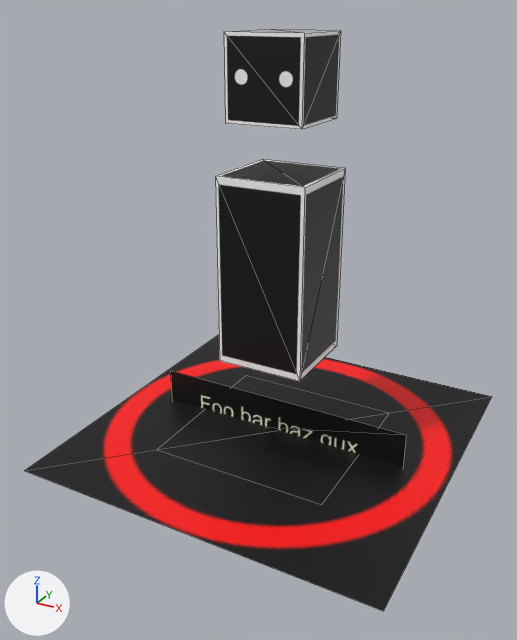
A saved change to the glTF model static/assets/3d/cuboid-character.glb.
Both versions are drawn from a 50 mm camera at (1.62, -3.18, 2.26) aimed at (-0.05, -0.15, 0.75). Every picture has the same lights, and +X, +Y and +Z are marked at lower left. Mesh edges are drawn as thin lines. Vertices at the same position are counted once.

The scene before the commit, as lines of its bpy script (objects in view):
```python
me_cube_003 = bpy.data.meshes.new('Cube.003')
me_cube_003.from_pydata(...)  # 28 vertices, 30 faces; spans x -1.0..1.0, y -1.0..1.0, z -0.17..2.15
me_cube_003.materials.append(mat_cuboid_character_material)  # picture img_cuboid_character_tex
ob_cuboid_character_mesh = bpy.data.objects.new('cuboid-character-mesh', me_cube_003)
ob_cuboid_character_mesh.location = (0.0, 0.0, 0.0)
```
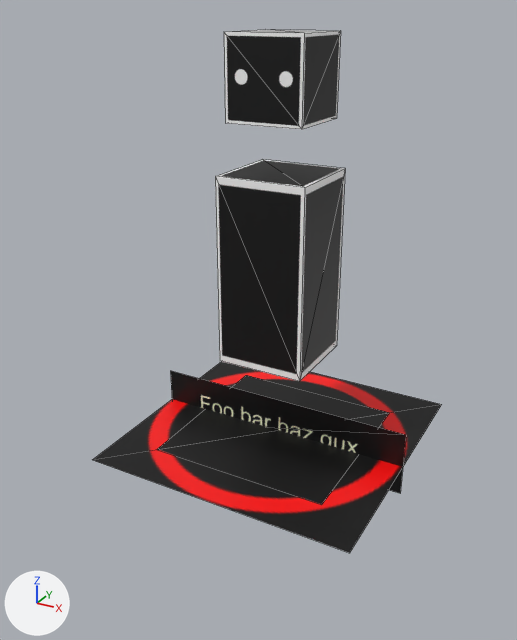
Edits to the bpy script that builds the scene:
```text
Change me_cube_003:
    where me_cube_003.from_pydata(...)  # 28 vertices, 30 faces; spans x -1.0..1.0, y -1.0..1.0, z -0.17..2.15
    used by ob_cuboid_character_mesh; location = (0.0, 0.0, 0.0)
    me_cube_003 part 1
    me_cube_003.vertices[0].co: (-1.0, -1.0, 0.0) -> (-0.75, -0.75, 0.0)  # pixel (24, 470) -> pixel (92, 459)
    me_cube_003.vertices[1].co: (1.0, -1.0, 0.0) -> (0.75, -0.75, 0.0)  # pixel (383, 611) -> pixel (349, 553)
    me_cube_003.vertices[2].co: (-1.0, 1.0, 0.0) -> (-0.75, 0.75, 0.0)
    me_cube_003.vertices[3].co: (1.0, 1.0, 0.0) -> (0.75, 0.75, 0.0)  # pixel (492, 396) -> pixel (441, 404)
```

Boxes [x1, y1, x2, y2] around the edits, measured in the pictures (517 x 640 px; the box of a moved part takes in the faces that stretch with it):
'cuboid-character-mesh', reshaped (25% narrower, 10% shorter): before [24, 30, 492, 611]; after [93, 30, 442, 553]
part 1 of me_cube_003, moved or reshaped: before [24, 335, 492, 611]; after [93, 361, 442, 553]
